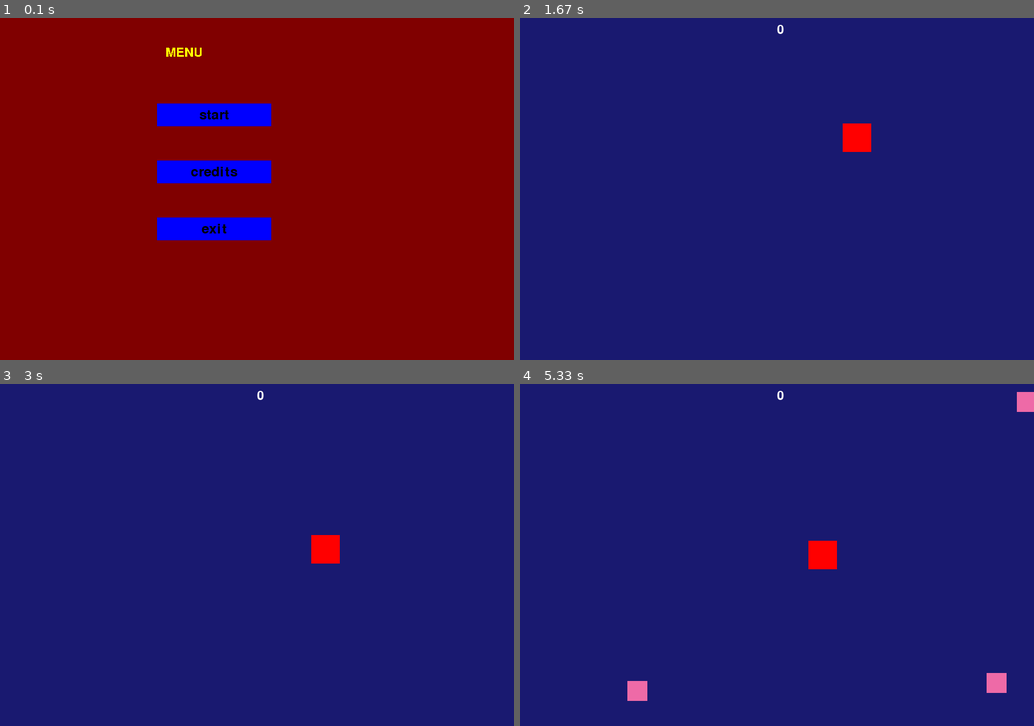
Above: before the commit, frames 1-4 (two rows, left to right).
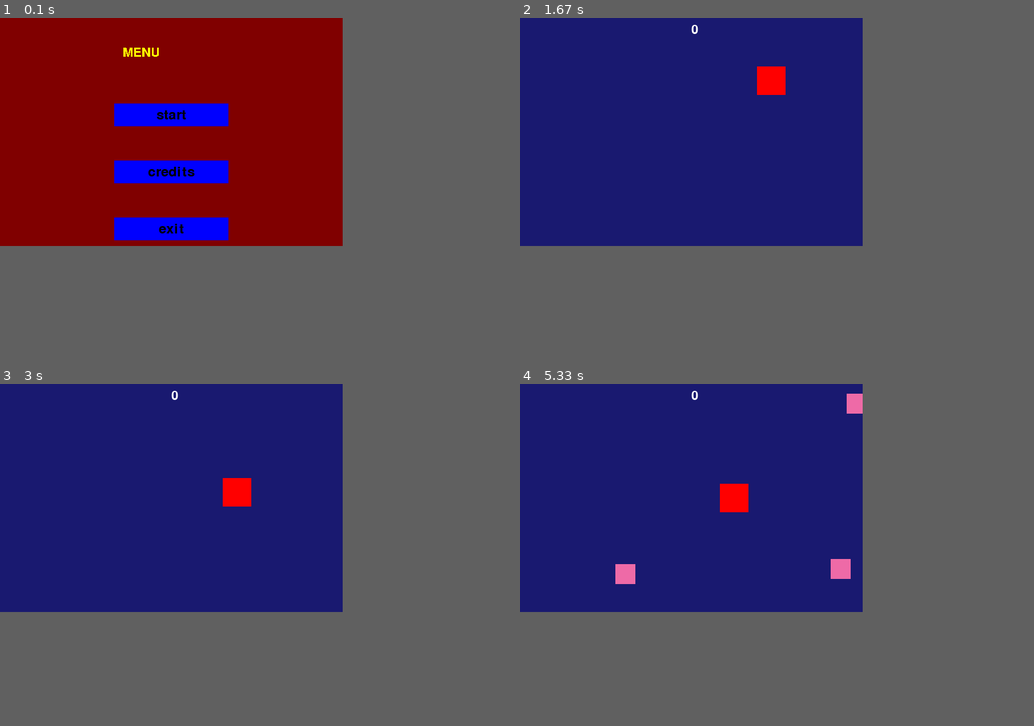
Above: after the commit, the same moments.

Repository: ricardobr3no/space-shooter-pygame
Game: pygame game, started from src/main.py
The game is run twice, just before and just after one commit, with the same random seed, the same clock (stepped at 60 frames per second) and the same inputs.
Inputs (mouse positions are in pixels of both pictures, inside the frame that each line leads up to):
- Up to frame 1 (0.1 s): no input
- Up to frame 2 (1.67 s): click (689, 113) at 0.38 s; hold Right 0.83-1.3 s; move the mouse to (679, 141) at 0.87 s; hold Up 1.33-1.63 s
- Up to frame 3 (3 s): hold Right 1.67-2.13 s; hold Left 2.17-2.7 s; hold Down from 2.73 s (still down)
- Up to frame 4 (5.33 s): release Down at 3.03 s; hold Left 3.07-3.47 s; hold Up 3.5-3.87 s; hold Right 3.9-4.53 s; hold Down 4.57-4.93 s; hold Left from 4.97 s (still down)
In our replay, the window is 900x600 before the commit and 600x400 after it. These sizes can differ from the game's own. Grey fills any space a smaller window leaves; there, only what the larger window draws over its background counts as a difference.

The runs differ from the first frame. In frame 1, 4.1% of the frame differs, in the area x 22-53%, y 8-65%; in frame 2, 1.0%; in frame 3, 1.0%; in frame 4, 2.2%.

Commit message:
adicionei walls

Diff:
--- a/src/settings.py
+++ b/src/config/settings.py
@@ -1,2 +1,2 @@
-SCREEN_SIZE = (600 * 1.5, 400 * 1.5)
+SCREEN_SIZE = (600, 400)
 GAME_TITLE = "space shooter - pygame"
--- a/src/main.py
+++ b/src/main.py
@@ -3,10 +3,13 @@
 # entities
 from sprites.player import Player
 from sprites.enemy import Enemy
+from sprites.wall import Wall
 
 # ui
 from ui.buttons import Button
-from settings import SCREEN_SIZE, GAME_TITLE
+from config.settings import SCREEN_SIZE, GAME_TITLE
+
+# math
 from random import choice, randint
 
 
@@ -26,10 +29,18 @@
 bullets_group = pygame.sprite.Group()
 enemy_group = pygame.sprite.Group()
 button_group = pygame.sprite.Group()
+walls_group = pygame.sprite.Group()
 
 # entities
 player = Player()
 player_group.add(player)
+
+# paredes invisiveis
+wall_1 = Wall(0, 0, SCREEN_SIZE[0], 1)
+wall_2 = Wall(0, SCREEN_SIZE[1], SCREEN_SIZE[0], 1)
+wall_3 = Wall(0, 0, 1, SCREEN_SIZE[1])
+wall_4 = Wall(SCREEN_SIZE[0], 0, 1, SCREEN_SIZE[1])
+walls_group.add(wall_1, wall_2, wall_3, wall_4)
 
 
 def spawn_enemys(spawn_rate: float, dt: float):
@@ -50,6 +61,7 @@
     running = True
     score = 0
     score_label = font.render(f"{score}", True, "white")
+    player_last_position = player.rect.x, player.rect.y
 
     while running:
         dt = clock.tick(60) / 1_000
@@ -66,6 +78,14 @@
         player_group.update(dt)
         bullets_group.update(dt)
         enemy_group.update(dt)
+
+        wall_colission = pygame.sprite.groupcollide(
+            # verifica se atigiu uma parede
+            walls_group,
+            player_group,
+            dokilla=False,
+            dokillb=False,
+        )
 
         acertou = pygame.sprite.groupcollide(
             bullets_group,
@@ -92,6 +112,11 @@
             score = 0
             score_label = font.render(f"{score}", True, "white")
             spawn_timer = 0
+
+        if wall_colission:
+            player.rect.x, player.rect.y = player_last_position
+        else:
+            player_last_position = player.rect.x, player.rect.y
 
         # redraw
         tela.fill("midnightblue")
@@ -157,6 +182,7 @@
                 for button in button_group.sprites():
                     if button.is_clicked(mouse_pos):
                         button.function()
+                        print("saindo..")
 
         # logic
         button_group.update()
--- a/src/sprites/player.py
+++ b/src/sprites/player.py
@@ -1,5 +1,5 @@
 import pygame
-from settings import SCREEN_SIZE
+from config.settings import SCREEN_SIZE
 from .bullet import Bullet
 
 width, height = SCREEN_SIZE
--- /dev/null
+++ b/src/sprites/wall.py
@@ -0,0 +1,15 @@
+import pygame
+
+
+class Wall(pygame.sprite.Sprite):
+    def __init__(self, x, y, w, h) -> None:
+        super().__init__()
+        self.image = pygame.Surface((w, h))
+        self.rect = self.image.get_rect()
+        self.rect.x = x
+        self.rect.y = y
+
+    def is_sprite_colliding(self, sprite) -> bool:
+        if self.rect.colliderect(sprite["rect"]):
+            return True
+        return False
Empty file added: src/config/__init__.py
